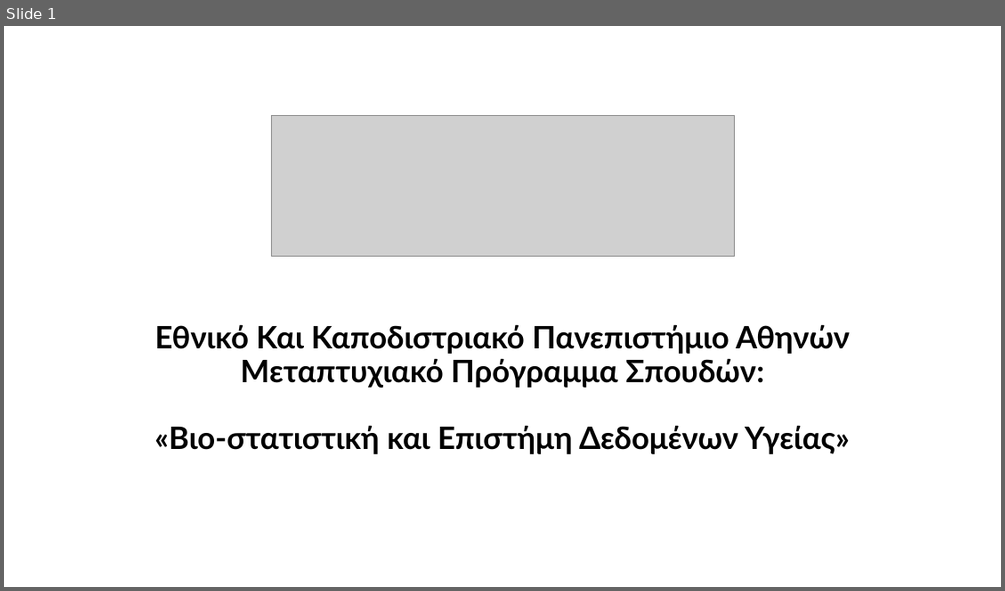
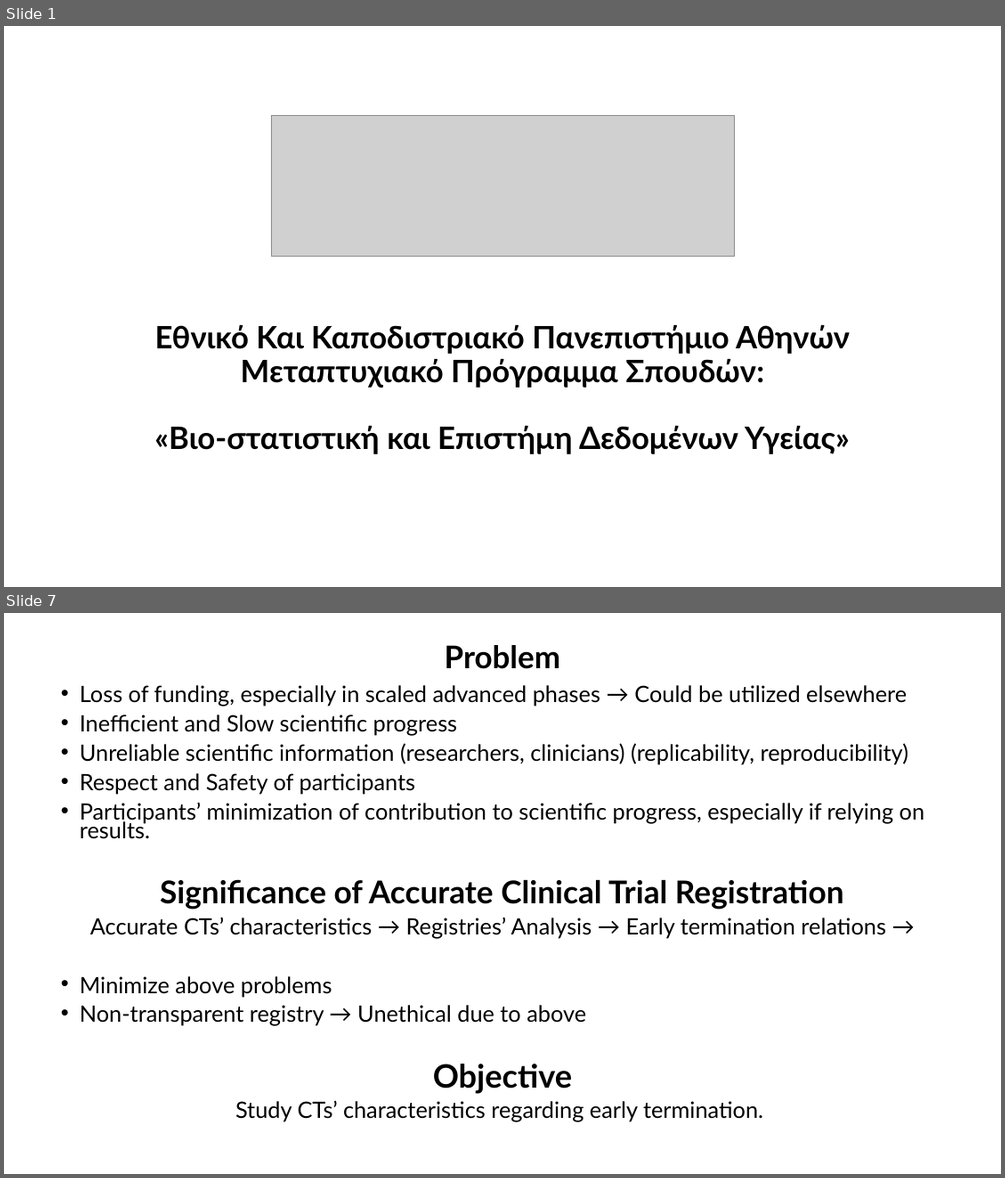
Before and after one commit to AndreouEugenia/Thesis, a slide deck: Thesis_Presentation.pptx. Shown one above the other, each under a label of ours: slide 1 before the commit, slides 1 and 7 after it; the slides between them are not shown. The pictures are 1005x591 and 1005x1178 pixels, drawn with LibreOffice and Linux fonts; fonts in the diff are those of the drawing; grey boxes stand for pictures. Boxes give left, top, right and bottom in pixels: in the first picture for what was removed or moved away, otherwise in the second. Text is boxed around its words. In the diff, an @@ line names an element or a change of style, - is before the commit and + after.

```diff
--- a/Thesis_Presentation.pptx
+++ b/Thesis_Presentation.pptx
@@ slide 7 added at <box>4,613,1001,1174</box>, background #FFFFFF @@
@@ title added at <box>445,645,560,669</box>, 30 pt, text #000000, bold @@
+Problem
@@ text added at <box>80,685,924,1122</box>, 21.7 pt, text #000000 @@
+• Loss of funding, especially in scaled advanced phases → Could be utilized elsewhere
+• Inefficient and Slow scientific progress
+• Unreliable scientific information (researchers, clinicians) (replicability, reproducibility)
+• Respect and Safety of participants
+• Participants’ minimization of contribution to scientific progress, especially if relying on results.
+Significance of Accurate Clinical Trial Registration
+Accurate CTs’ characteristics → Registries’ Analysis → Early termination relations →
+• Minimize above problems
+• Non-transparent registry → Unethical due to above
+Objective
+Study CTs’ characteristics regarding early termination.
```
Also in this commit, not shown: 1 slide changed, 24 other slides added, 3 slides removed, 42 other files.
